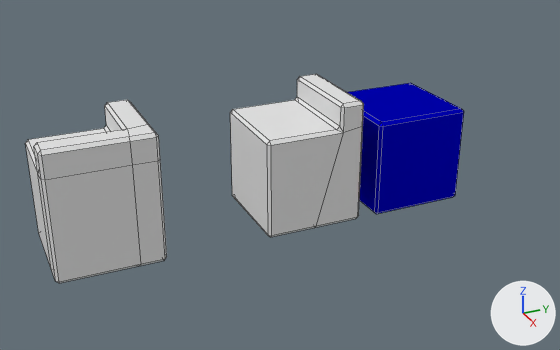
A saved change to the Blender file project-srpg/Blocks/raw_blocks.blend.
One viewpoint serves both versions: a 50 mm lens placed at (26.0, -4.33, 12.62), pointed at (0.31, 7.23, -0.22). Arrows for +X, +Y and +Z are at lower right; the lights stay in place. Mesh edges are drawn as thin lines. Objects named as collision shapes, trigger or cutter boxes, shadow casters or lower levels of detail are left out.

Names of what the first picture shows: 'Block', 'Block_Corner', 'Block_Edge'.
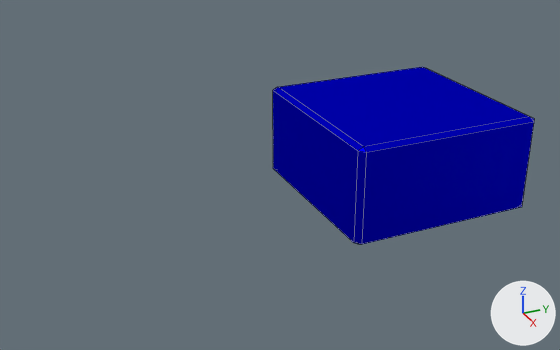
Commit message: better blocks

Pixel boxes (x1, y1, x2, y2) of what changed, in the pictures (560 x 350 px):
'Block', rescaled: before (347, 83, 464, 214); after (273, 67, 534, 244)
'Block_Corner', deleted: before (25, 100, 167, 283)
'Block_Edge', deleted: before (230, 74, 364, 237)

Patch to the scene script:
```diff
--- a/project-srpg/Blocks/raw_blocks.blend.py
+++ b/project-srpg/Blocks/raw_blocks.blend.py
@@ ob_block @@
 ob_block.location = (0.0, 12.72, 0.0)
-ob_block.scale = (2.0, 2.0, 2.0)
+ob_block.scale = (4.0, 4.0, 2.0)
 _m = ob_block.modifiers.new('Bevel', 'BEVEL')
@@ ob_block_edge @@
-ob_block_edge = bpy.data.objects.new('Block_Edge', me_cube_003)
-ob_block_edge.location = (0.0, 8.0, 0.0)
-ob_block_edge.scale = (2.0, 2.0, 2.0)
-_m = ob_block_edge.modifiers.new('Bevel', 'BEVEL')
-_m.width = 0.06
-_m.width_pct = 0.06
@@ ob_block_edge_colonly @@
 ob_block_edge_colonly = bpy.data.objects.new('Block_Edge-colonly', me_cube_001)
-ob_block_edge_colonly.parent = ob_block_edge
 ob_block_edge_colonly.matrix_parent_inverse = Matrix(((0.5, 0.0, 0.0, 0.0), (0.0, 0.5, 0.0, -1.62), (0.0, 0.0, 0.5, 0.0), (0.0, 0.0, 0.0, 1.0)))
@@ ob_block_corner @@
-ob_block_corner = bpy.data.objects.new('Block_Corner', me_cube_004)
-ob_block_corner.location = (0.0, 0.0, 0.0)
-ob_block_corner.scale = (2.0, 2.0, 2.0)
-_m = ob_block_corner.modifiers.new('Bevel', 'BEVEL')
-_m.width = 0.06
-_m.width_pct = 0.06
@@ ob_block_corner_colonly @@
 ob_block_corner_colonly = bpy.data.objects.new('Block_Corner-colonly', me_cube_005)
-ob_block_corner_colonly.parent = ob_block_corner
 ob_block_corner_colonly.matrix_parent_inverse = Matrix(((0.5, 0.0, 0.0, 0.0), (0.0, 0.5, 0.0, 0.0), (0.0, 0.0, 0.5, 0.0), (0.0, 0.0, 0.0, 1.0)))
```
